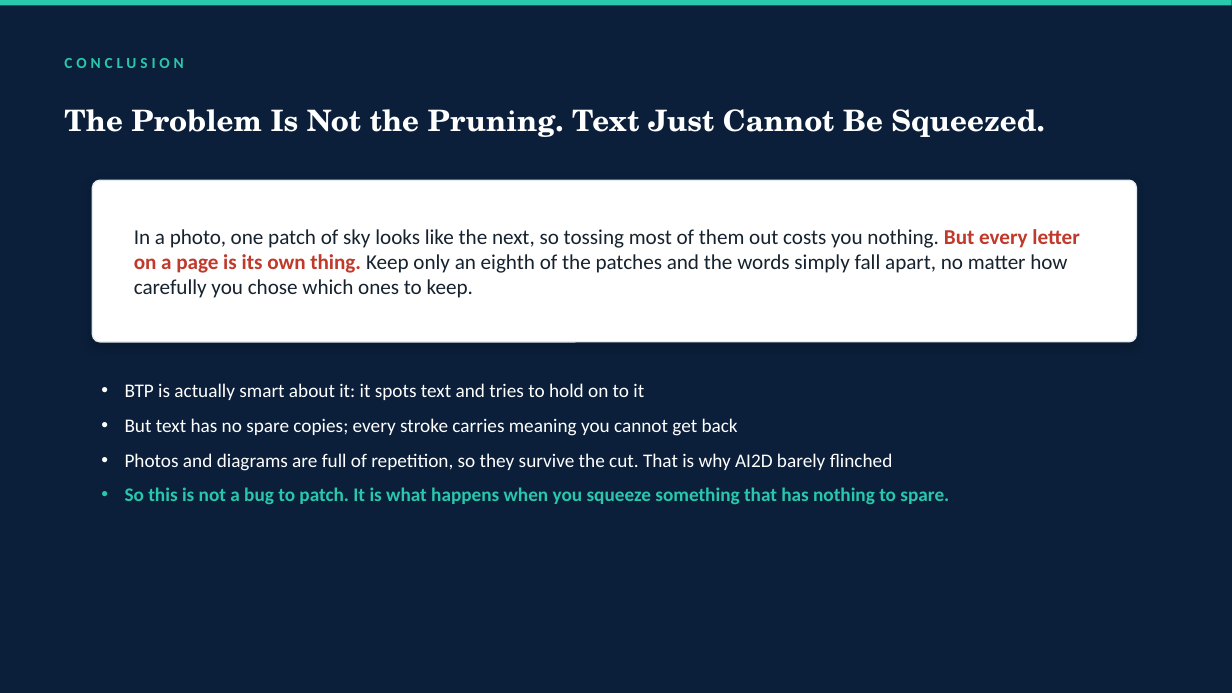
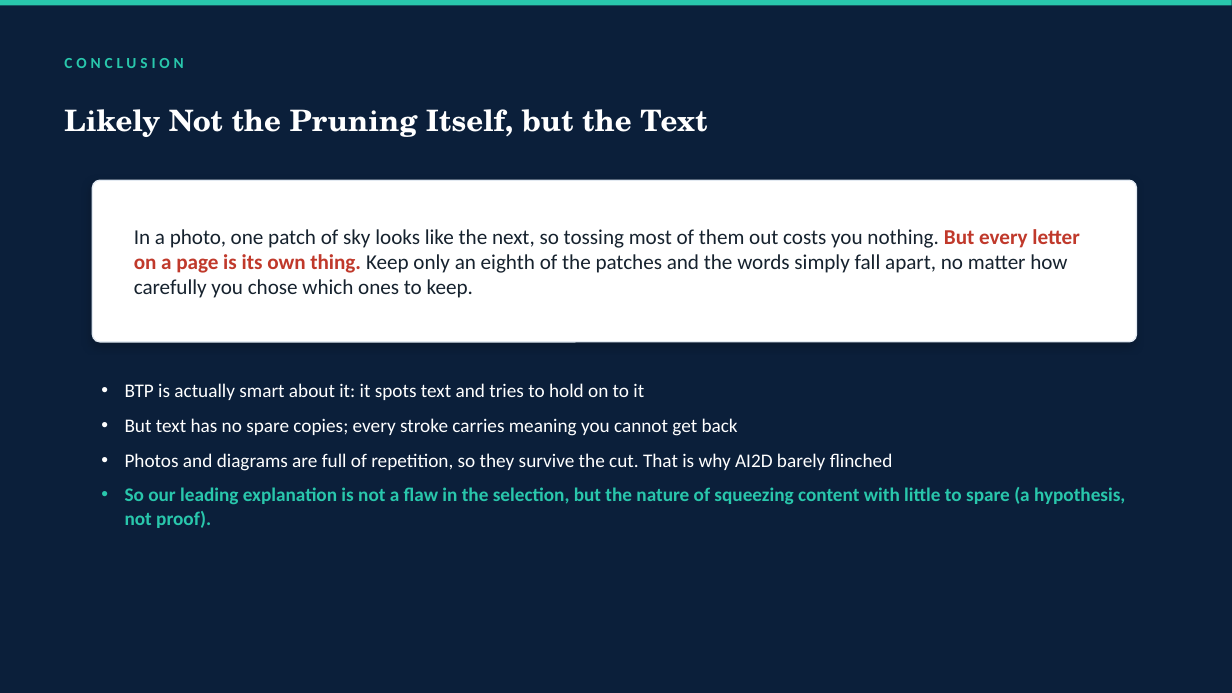
Before and after one commit to milab-iitj-dev/btp-reproduction, a slide deck: slide 10 of BTP-Reproduction/text-failure-study/BTP_TextFailure_Deck.pptx (slide 9 before the commit). Drawn at 1232x693 pixels with LibreOffice and Linux fonts; fonts in the diff are those of the drawing. Boxes give left, top, right and bottom in pixels: in the first picture for what was removed or moved away, otherwise in the second. Text is boxed around its words. In the diff, an @@ line names an element or a change of style, - is before the commit and + after.

```diff
--- a/BTP-Reproduction/text-failure-study/BTP_TextFailure_Deck.pptx
+++ b/BTP-Reproduction/text-failure-study/BTP_TextFailure_Deck.pptx
@@ text at (64, 109, 707, 137): text changed @@
-The Problem Is Not the Pruning. Text Just Cannot Be Squeezed.
+Likely Not the Pruning Itself, but the Text
@@ text at (125, 487, 1125, 528): text changed @@
-• So this is not a bug to patch. It is what happens when you squeeze something that has nothing to spare.
+• So our leading explanation is not a flaw in the selection, but the nature of squeezing content with little to spare (a hypothesis, not proof).
```
Also in this commit, not shown: 2 other slides changed, 1 slide added, 2 other files.
